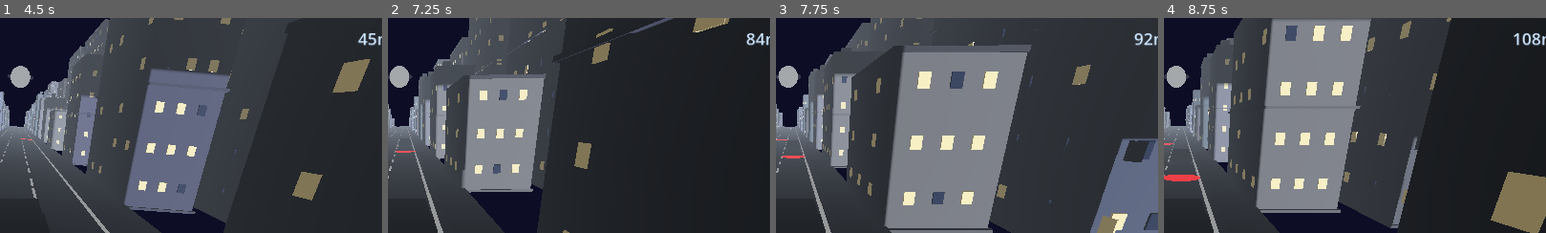
Above: before the commit, frames 1-4 (left to right).
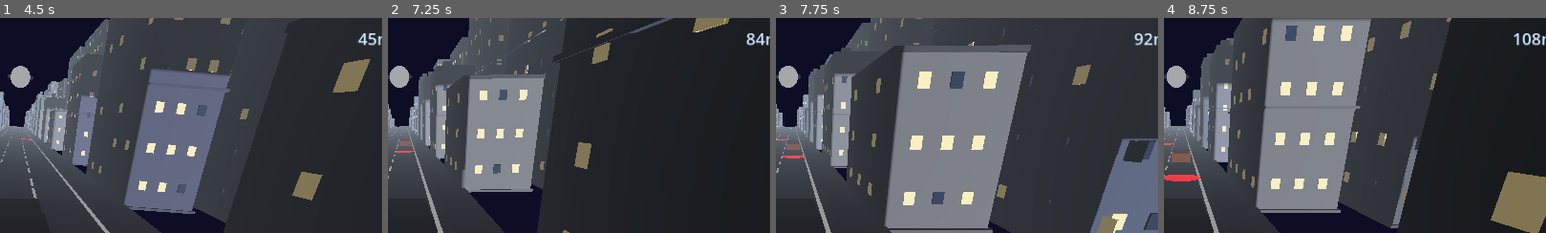
Above: after the commit, the same moments.

Repository: bhavyat81/runner
Game: Godot game, scene res://scenes/main_menu.tscn
Two runs of this game, one before a commit and one after it. Both use one fixed random seed, a clock stepped at 60 frames per second and the inputs below.
Inputs (mouse positions are % of the whole screen's width and height, from its top left):
- Up to frame 1 (4.5 s): click "▶ PLAY" at 0.5 s; move the mouse to (72, 45) at 1.27 s; hold D (move_right) 1.28-2.03 s; click (72, 45) at 1.42 s; tap Space (jump) at 1.52, 2.27, 3.77 s; move the mouse to (30, 55) at 2.02 s; hold A (move_left) 2.03-2.78 s; move the mouse to (60, 28) at 2.77 s; hold D (move_right) 2.78-4.28 s; move the mouse to (45, 70) at 3.52 s; click (45, 70) at 3.67 s; move the mouse to (80, 65) at 4.27 s; hold A (move_left) from 4.28 s (still down)
- Up to frame 2 (7.25 s): tap Space (jump) at 4.52, 5.27, 6.77 s; move the mouse to (20, 35) at 5.02 s; move the mouse to (55, 50) at 5.77 s; click (55, 50) at 5.92 s; move the mouse to (35, 25) at 6.52 s; release A (move_left) at 6.53 s; hold D (move_right) from 6.53 s (still down)
- Up to frame 3 (7.75 s): keep holding D (move_right); move the mouse to (72, 45) at 7.27 s; tap Space (jump) at 7.52 s
- Up to frame 4 (8.75 s): keep holding D (move_right); move the mouse to (30, 55) at 8.02 s; click (30, 55) at 8.17 s; tap Space (jump) at 8.27 s
The pictures show only the part of the screen within x 48-98%, y 0-50%; the shares and areas given below are measured in that part.

Frame 1 is identical in both runs. In frame 2, less than 0.1% of the frame differs, in the area x 3-6%, y 56-60%; in frame 3, 0.1%; in frame 4, 0.2%, in the area x 2-7%, y 62-68%.

Commit message:
fix: add bright colors and emission to all obstacles and falling items
Co-authored-by: bhavyat81 <233542359+bhavyat81@users.noreply.github.com>

Diff:
--- a/scripts/garbage_marker.gd
+++ b/scripts/garbage_marker.gd
@@ -5,7 +5,7 @@
 extends Area3D
 
 const LANE_X: Array[float] = [-3.0, 0.0, 3.0]
-const GARBAGE_BAG_COLOR := Color(0.08, 0.18, 0.08, 1.0)
+const GARBAGE_BAG_COLOR := Color(0.15, 0.55, 0.15, 1.0)
 
 # Proximity to truck (Z) at which the bag starts falling and tick mark appears
 const PROXIMITY_TRIGGER_Z: float = -15.0
@@ -81,6 +81,9 @@
 	bag_mat.albedo_color = GARBAGE_BAG_COLOR
 	bag_mat.roughness = 0.8
 	bag_mat.metallic = 0.0
+	bag_mat.emission_enabled = true
+	bag_mat.emission = Color(0.1, 0.4, 0.1, 1.0)
+	bag_mat.emission_energy_multiplier = 0.5
 
 	# Main bag body — slightly squashed sphere (full, bulging bag)
 	var body_sphere := SphereMesh.new()
@@ -129,9 +132,12 @@
 	garbage_bag.mesh = body_mesh
 
 	var body_mat := StandardMaterial3D.new()
-	body_mat.albedo_color = Color(0.05, 0.05, 0.05, 1.0)
+	body_mat.albedo_color = Color(0.12, 0.12, 0.15, 1.0)
 	body_mat.metallic = 0.5
 	body_mat.roughness = 0.2
+	body_mat.emission_enabled = true
+	body_mat.emission = Color(0.15, 0.15, 0.2, 1.0)
+	body_mat.emission_energy_multiplier = 0.6
 	garbage_bag.material_override = body_mat
 
 	# White keys strip along front
@@ -141,6 +147,9 @@
 	keys.mesh = keys_mesh
 	var keys_mat := StandardMaterial3D.new()
 	keys_mat.albedo_color = Color(0.95, 0.95, 0.92, 1.0)
+	keys_mat.emission_enabled = true
+	keys_mat.emission = Color(0.9, 0.9, 0.85, 1.0)
+	keys_mat.emission_energy_multiplier = 0.5
 	keys.material_override = keys_mat
 	keys.position = Vector3(0.0, 0.44, -0.6)
 	garbage_bag.add_child(keys)
@@ -166,8 +175,11 @@
 	garbage_bag.mesh = tv_mesh
 
 	var tv_mat := StandardMaterial3D.new()
-	tv_mat.albedo_color = Color(0.18, 0.17, 0.16, 1.0)
+	tv_mat.albedo_color = Color(0.25, 0.24, 0.23, 1.0)
 	tv_mat.roughness = 0.6
+	tv_mat.emission_enabled = true
+	tv_mat.emission = Color(0.2, 0.2, 0.2, 1.0)
+	tv_mat.emission_energy_multiplier = 0.4
 	garbage_bag.material_override = tv_mat
 
 	# Glowing blue screen
@@ -222,6 +234,9 @@
 	var mattress_mat := StandardMaterial3D.new()
 	mattress_mat.albedo_color = Color(0.82, 0.88, 0.98, 1.0)
 	mattress_mat.roughness = 0.9
+	mattress_mat.emission_enabled = true
+	mattress_mat.emission = Color(0.6, 0.65, 0.75, 1.0)
+	mattress_mat.emission_energy_multiplier = 0.4
 	garbage_bag.material_override = mattress_mat
 
 	# Headboard
@@ -232,6 +247,9 @@
 	var hb_mat := StandardMaterial3D.new()
 	hb_mat.albedo_color = Color(0.38, 0.22, 0.08, 1.0)
 	hb_mat.roughness = 0.7
+	hb_mat.emission_enabled = true
+	hb_mat.emission = Color(0.3, 0.18, 0.06, 1.0)
+	hb_mat.emission_energy_multiplier = 0.3
 	headboard.material_override = hb_mat
 	headboard.position = Vector3(0.0, 0.65, 1.1)
 	garbage_bag.add_child(headboard)
@@ -244,6 +262,9 @@
 	var pillow_mat := StandardMaterial3D.new()
 	pillow_mat.albedo_color = Color(1.0, 0.97, 0.90, 1.0)
 	pillow_mat.roughness = 0.95
+	pillow_mat.emission_enabled = true
+	pillow_mat.emission = Color(0.8, 0.78, 0.7, 1.0)
+	pillow_mat.emission_energy_multiplier = 0.3
 	pillow.material_override = pillow_mat
 	pillow.position = Vector3(0.0, 0.28, 0.82)
 	garbage_bag.add_child(pillow)
--- a/scripts/obstacle.gd
+++ b/scripts/obstacle.gd
@@ -42,6 +42,9 @@
 	body_mat.albedo_color = color
 	body_mat.roughness = 0.4
 	body_mat.metallic = 0.3
+	body_mat.emission_enabled = true
+	body_mat.emission = color
+	body_mat.emission_energy_multiplier = 0.5
 	mesh_instance.material_override = body_mat
 
 	# Car cabin/roof on top
@@ -53,6 +56,9 @@
 	roof_mat.albedo_color = color.darkened(0.2)
 	roof_mat.roughness = 0.4
 	roof_mat.metallic = 0.3
+	roof_mat.emission_enabled = true
+	roof_mat.emission = color.darkened(0.2)
+	roof_mat.emission_energy_multiplier = 0.3
 	roof.material_override = roof_mat
 	roof.position = Vector3(0.0, 1.1, 0.0)
 	add_child(roof)
@@ -98,6 +104,9 @@
 	var mat := StandardMaterial3D.new()
 	mat.albedo_color = Color(0.75, 0.73, 0.70, 1.0)
 	mat.roughness = 0.9
+	mat.emission_enabled = true
+	mat.emission = Color(0.6, 0.58, 0.55, 1.0)
+	mat.emission_energy_multiplier = 0.4
 	mesh_instance.material_override = mat
 
 	# Reflective stripe near the top
@@ -126,6 +135,9 @@
 	var cone_mat := StandardMaterial3D.new()
 	cone_mat.albedo_color = Color(0.95, 0.4, 0.05, 1.0)
 	cone_mat.roughness = 0.7
+	cone_mat.emission_enabled = true
+	cone_mat.emission = Color(1.0, 0.4, 0.0, 1.0)
+	cone_mat.emission_energy_multiplier = 0.6
 	mesh_instance.material_override = cone_mat
 
 	# White reflective band around lower portion
